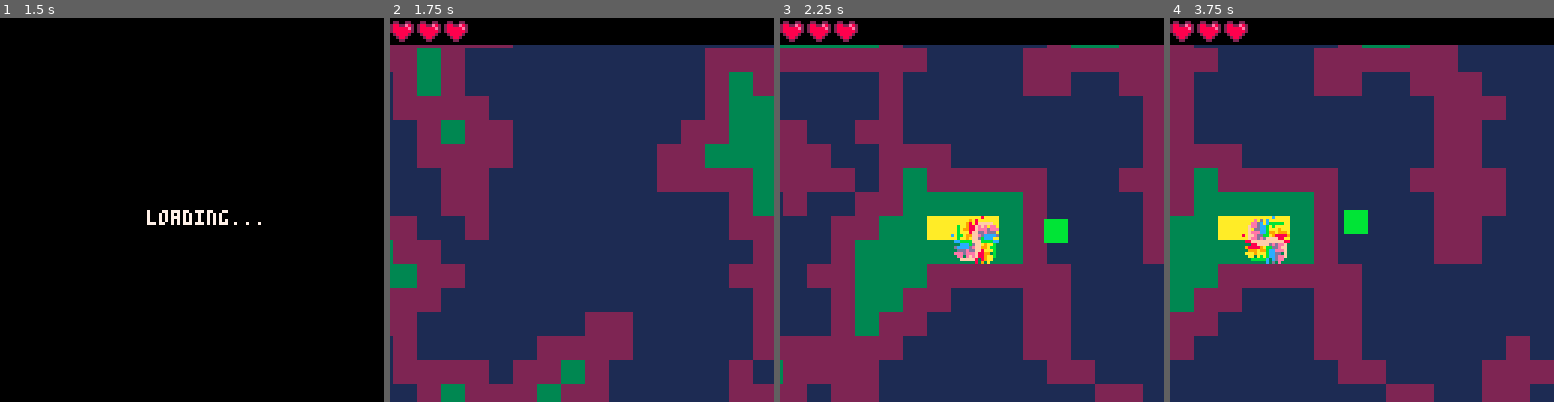
Above: before the commit, frames 1-4 (left to right).
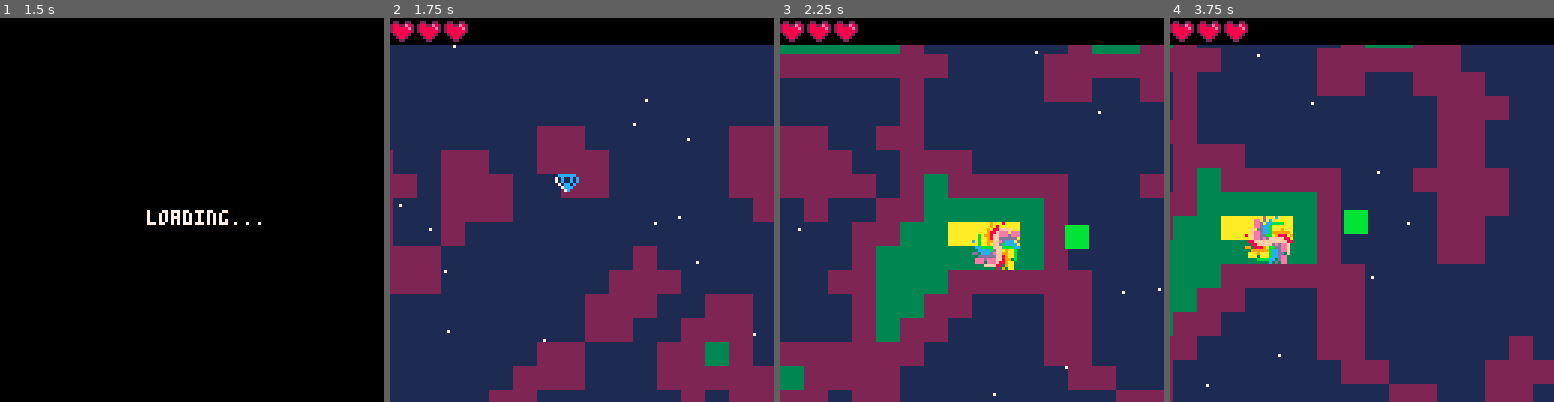
Above: after the commit, the same moments.

Repository: EPUJelly/DJAM8-source
Game: PICO-8 cartridge src/djam8.p8
Same seed, same stepped clock (60 frames per second), same inputs: the game is played once before the commit and once after it.
Inputs:
- Up to frame 1 (1.5 s): tap X (X key) at 0.33, 1.07 s
- Up to frame 2 (1.75 s): hold Right from 1.6 s (still down)
- Up to frame 3 (2.25 s): tap X (X key) at 1.85 s; release Right at 2.1 s; hold Up from 2.15 s (still down)
- Up to frame 4 (3.75 s): release Up at 2.42 s; hold Right 2.47-3.03 s; tap X (X key) at 2.97 s; hold Left 3.08-3.58 s; hold Down from 3.63 s (still down)

Frame 1 is identical in both runs. In frame 2, 39% of the frame differs, in the area x 0-100%, y 7-100%; in frame 3, 29%; in frame 4, 3.9%.

Commit message:
added stars to the background :D

Diff:
--- a/src/djam8.p8
+++ b/src/djam8.p8
@@ -12,6 +12,8 @@
 }
 
 gems = {}
+
+stars = {}
 
 player = {
 	active = true,
@@ -51,6 +53,7 @@
 
 function loadlevel()
 	gems = {}
+	stars = {}
 	generatemap()
 	player.x = startx
 	player.y = starty
@@ -60,6 +63,7 @@
 	for i = 1,rnd(8)+5,1 do
 		spawngems()
 	end
+	addstars(2000)
 end
 
 function setupcam()
@@ -104,6 +108,16 @@
     end
 
     return false
+end
+
+function addstars(starcount)
+	for i=1,starcount,1 do
+		star = {
+			x = rnd(256*8)-64*8,
+			y = rnd(128*8) -32 * 8,
+		}
+		add(stars,star)
+	end
 end
 
 function moveplayer()
@@ -273,6 +287,7 @@
 
 function _draw()
 	cls(1)
+	drawstarbg()
 	map()
 	if startx == 0 and starty == 0 then
 		print("failed to generate level correctly :(",8)
@@ -286,6 +301,27 @@
 	if player.active == false then
 	 cls()
 	 drawgameover()
+	end
+end
+
+function drawstarbg()
+	-- adjust the parallax factor to control the speed of the stars relative to the camera
+	local parallax_factor = 0.5
+
+	-- calculate the offset for the stars based on the camera position and parallax factor
+	local offset_x = cam.x * parallax_factor
+	local offset_y = cam.y * parallax_factor
+
+	-- draw the stars with the parallax offset
+	for i,star in ipairs(stars) do
+		local star_x = star.x - offset_x
+		local star_y = star.y - offset_y
+
+		-- handle wrapping of stars to keep them within the visible screen area
+		star_x = (star_x + 256 * 8) % (256 * 8) - 64 * 8
+		star_y = (star_y + 128 * 8) % (128 * 8) - 32 * 8
+
+		pset(star_x, star_y, 7)
 	end
 end
 
@@ -537,14 +574,14 @@
  end
 end
 __gfx__
-00000000bbbbbbbbaaaaaaaa33333333222222221111111100000000000000000000000002200220000000000000000000000000000000000000000000000000
-00000000bbbbbbbbaaaaaaaa33333333222222221111111100000000000000000000000028822e82000000000000000000000000000000000000000000000000
-00700700bbbbbbbbaaaaaaaa333333332222222211111111000000000000000000000000288888e20cccccc00cccccc00cccccc00cccccc00000000000000000
-00077000bbbbbbbbaaaaaaaa3333333322222222111111110000000000000000000000002888888271c11c1cc1711c1cc1c1171cc1c11c170000000000000000
-00077000bbbbbbbbaaaaaaaa3333333322222222111111110000000000000000000000000288882071c11c1cc1711c1cc1c1171cc1c11c170000000000000000
-00700700bbbbbbbbaaaaaaaa33333333222222221111111105555550005555000005500000288200071cc1c00c17c1c00c1c71c00c1cc1700000000000000000
-00000000bbbbbbbbaaaaaaaa33333333222222221111111151111115051111500051150000022000007ccc0000c7cc0000cc7c0000ccc7000000000000000000
-00000000bbbbbbbbaaaaaaaa333333332222222211111111055555500055550000055000000000000007c0000007c000000c7000000c70000000000000000000
+00000000bbbbbbbbaaaaaaaa33333333222222220000000000000000000000000000000002200220000000000000000000000000000000000000000000000000
+00000000bbbbbbbbaaaaaaaa33333333222222220000000000000000000000000000000028822e82000000000000000000000000000000000000000000000000
+00700700bbbbbbbbaaaaaaaa333333332222222200000000000000000000000000000000288888e20cccccc00cccccc00cccccc00cccccc00000000000000000
+00077000bbbbbbbbaaaaaaaa3333333322222222000000000000000000000000000000002888888271c11c1cc1711c1cc1c1171cc1c11c170000000000000000
+00077000bbbbbbbbaaaaaaaa3333333322222222000000000000000000000000000000000288882071c11c1cc1711c1cc1c1171cc1c11c170000000000000000
+00700700bbbbbbbbaaaaaaaa33333333222222220000000005555550005555000005500000288200071cc1c00c17c1c00c1c71c00c1cc1700000000000000000
+00000000bbbbbbbbaaaaaaaa33333333222222220000000051111115051111500051150000022000007ccc0000c7cc0000cc7c0000ccc7000000000000000000
+00000000bbbbbbbbaaaaaaaa333333332222222200000000055555500055550000055000000000000007c0000007c000000c7000000c70000000000000000000
 0000080ff0ee00008888888800000000000000000000000000000000000000000000000000000000000000000000000000000000000000000000000000000000
 000080ff0eee00008888888800000000000000000000000000000000000000000000000000000000000000000000000000000000000000000000000000000000
 00908ffeeddddd008888888800000000000000000000000000000000000000000000000000000000000000000000000000000000000000000000000000000000
